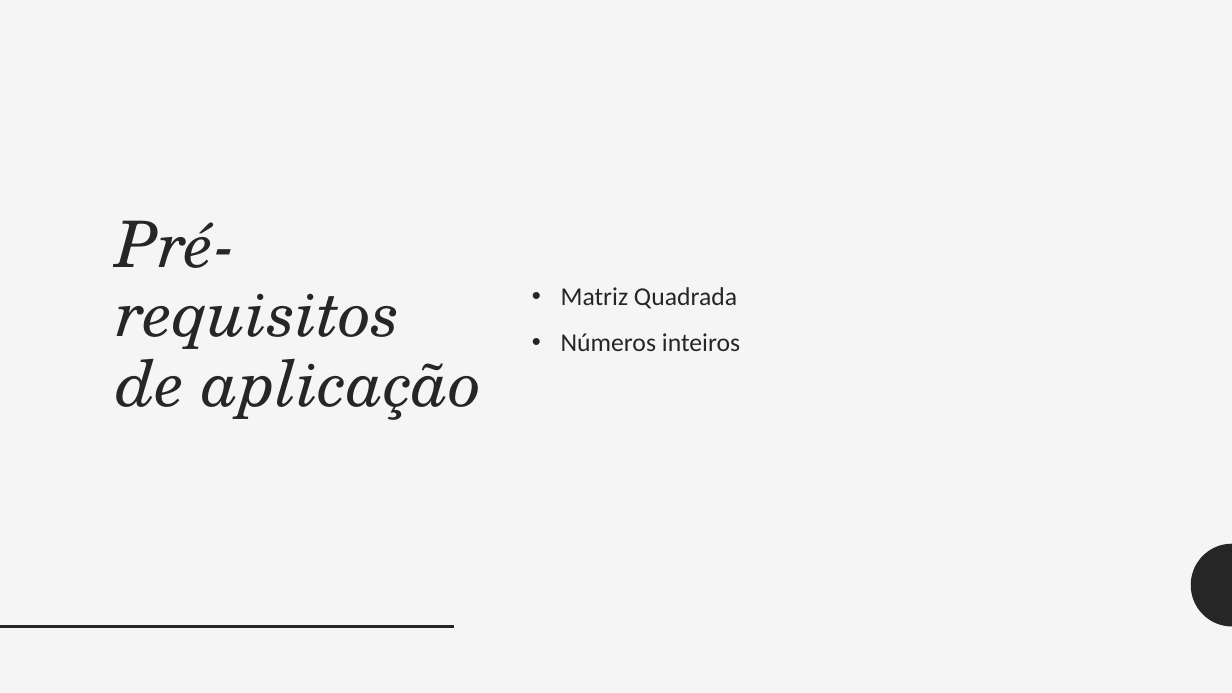
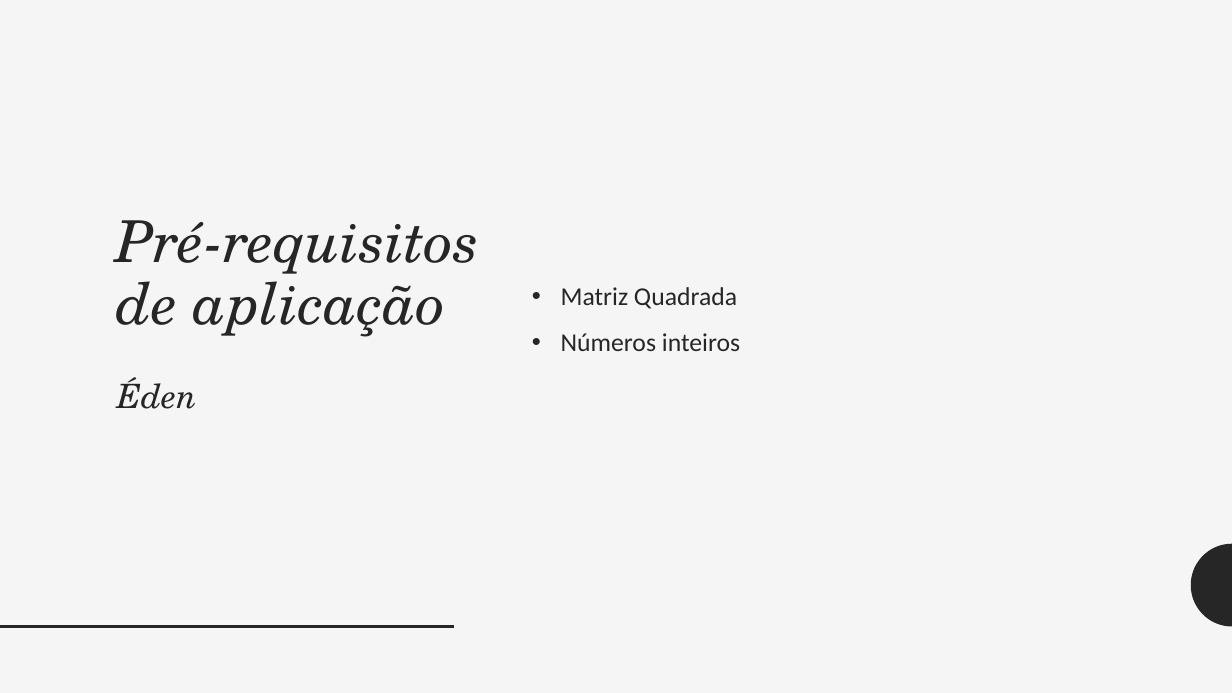
Before and after one commit to rafaelmotaalves/MetodoHungaro, a slide deck: slide 5 of MetodoHungaro.pptx (slide 4 before the commit). Drawn at 1232x693 pixels with LibreOffice and Linux fonts; fonts in the diff are those of the drawing. Boxes give left, top, right and bottom in pixels: in the first picture for what was removed or moved away, otherwise in the second. Text is boxed around its words. In the diff, an @@ line names an element or a change of style, - is before the commit and + after.

```diff
--- a/MetodoHungaro.pptx
+++ b/MetodoHungaro.pptx
@@ title at (115,220,479,409): text changed; size 50 to 45 pt @@
-Pré-requisitos de aplicação
+Pré-requisitos de aplicação
+Éden
```
Also in this commit, not shown: 1 other slide changed, 13 slides added.
